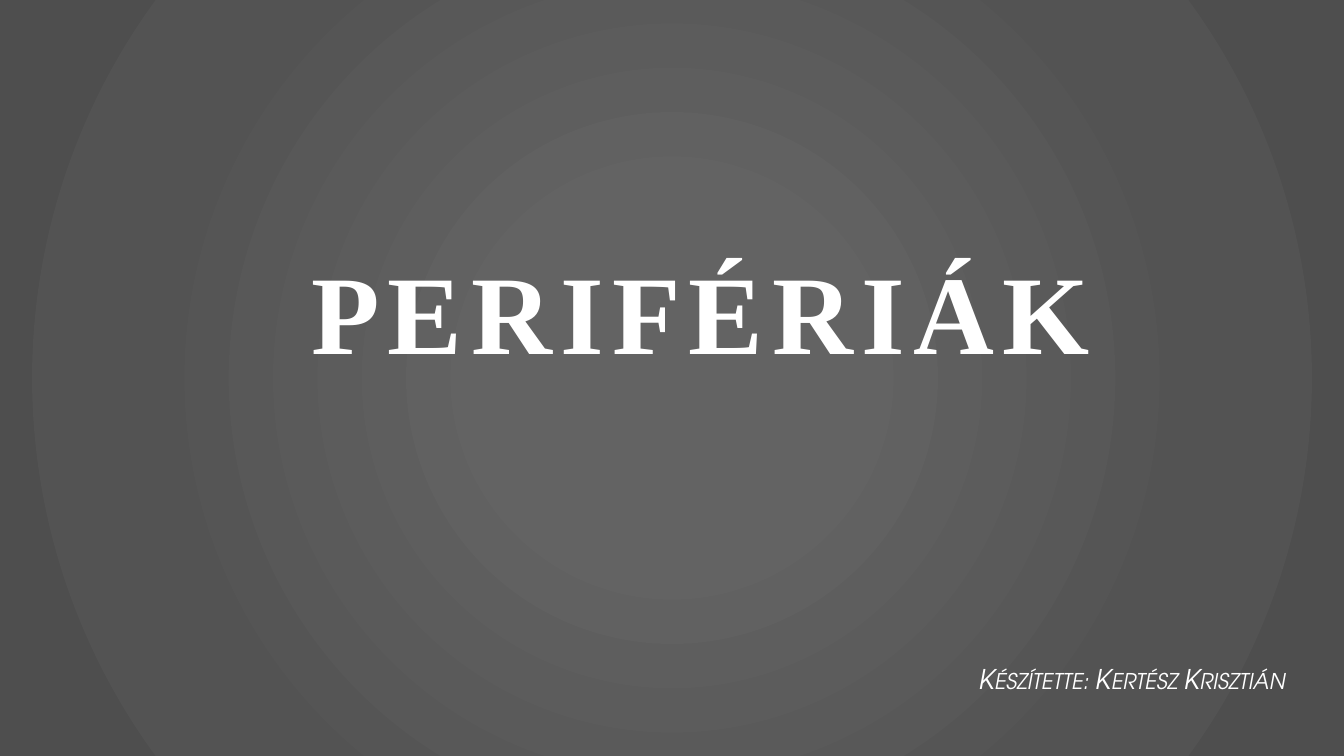
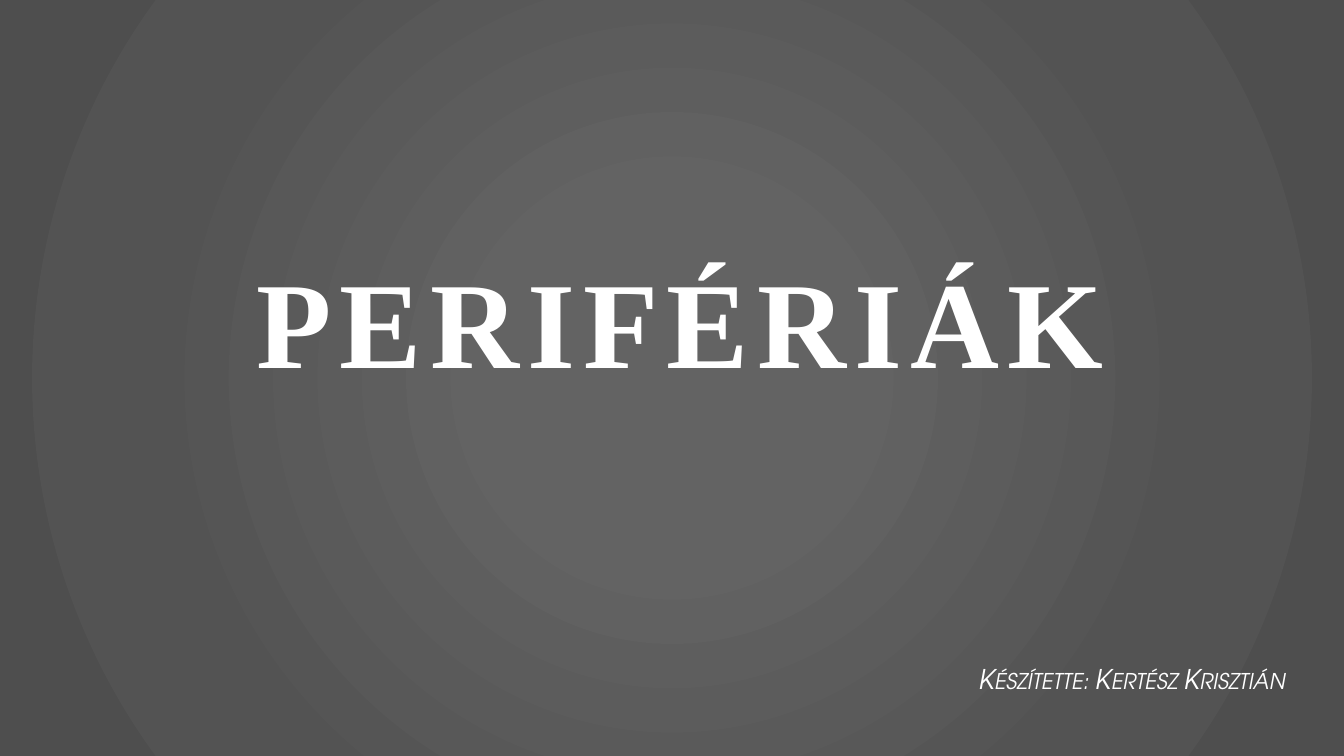
Before and after one commit to kkrisztiann/ikt_ppt1, a slide deck: slide 1 of Perifériák_KK.pptx. Drawn at 1344x756 pixels with LibreOffice and Linux fonts; fonts in the diff are those of the drawing. Boxes give left, top, right and bottom in pixels: in the first picture for what was removed or moved away, otherwise in the second. Text is boxed around its words. In the diff, an @@ line names an element or a change of style, - is before the commit and + after.

```diff
--- a/Perifériák_KK.pptx
+++ b/Perifériák_KK.pptx
@@ title "PERIFÉRIÁK": place and size @@
-title "PERIFÉRIÁK" at (311, 267, 1089, 354)
+title "PERIFÉRIÁK" at (256, 272, 1103, 368)
@@ title "PERIFÉRIÁK" at (256, 272, 1103, 368): size 80 to 88 pt @@
```
Also in this commit, not shown: 9 other slides changed, 1 slide added.
